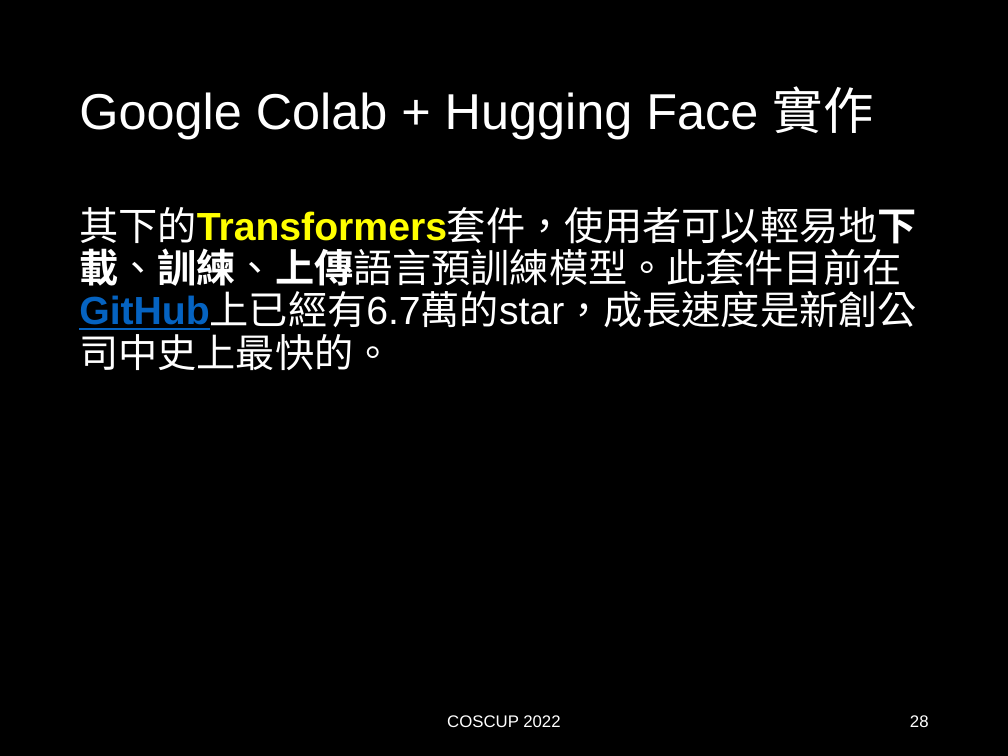
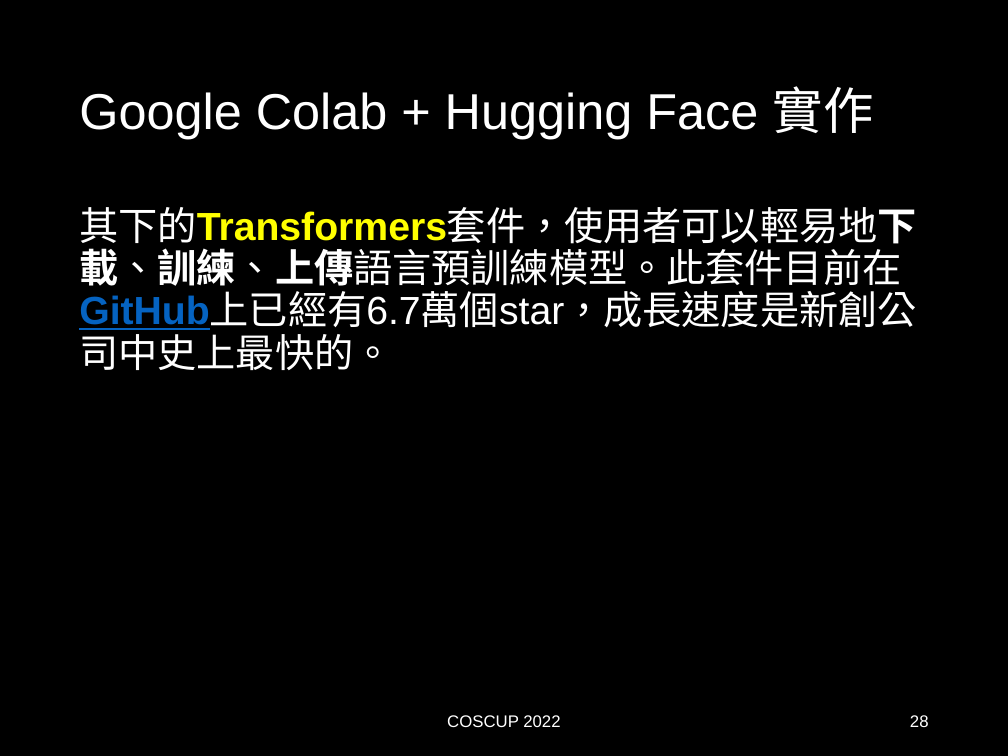
Before and after one commit to AndyChiangSH/COSCUP-2022, a slide deck: slide 28 of PPT/Google Colab + Hugging Face：帶你快速認識NLP.pptx. Drawn at 1008x756 pixels with LibreOffice and Linux fonts; fonts in the diff are those of the drawing. Boxes give left, top, right and bottom in pixels: in the first picture for what was removed or moved away, otherwise in the second. Text is boxed around its words. In the diff, an @@ line names an element or a change of style, - is before the commit and + after.

Commit message:
update PPT with correct link to Colab

```diff
--- a/PPT/Google Colab + Hugging Face：帶你快速認識NLP.pptx
+++ b/PPT/Google Colab + Hugging Face：帶你快速認識NLP.pptx
@@ text at <box>79,207,916,370</box>: text changed @@
-其下的Transformers套件，使用者可以輕易地下載、訓練、上傳語言預訓練模型。此套件目前在GitHub上已經有6.7萬的star，成長速度是新創公司中史上最快的。
+其下的Transformers套件，使用者可以輕易地下載、訓練、上傳語言預訓練模型。此套件目前在GitHub上已經有6.7萬個star，成長速度是新創公司中史上最快的。
```
Also in this commit, not shown: 3 other slides changed, 1 other file.
